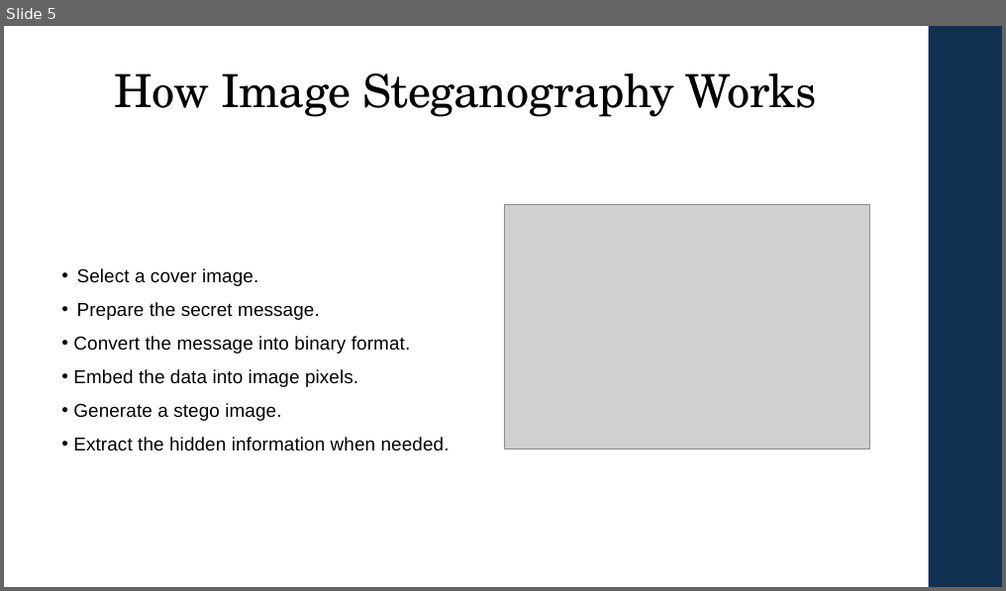
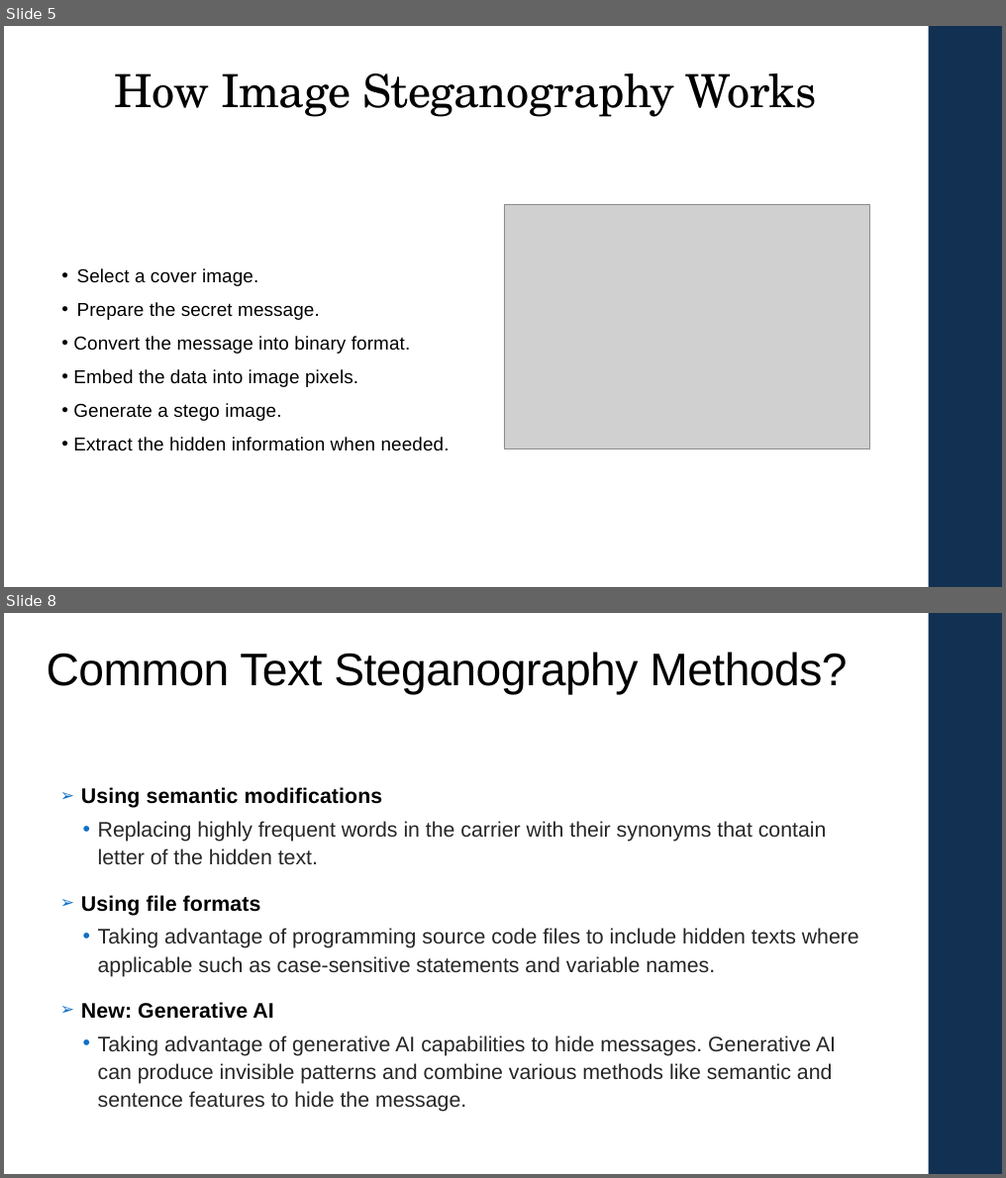
Before and after one commit to shima3021/CEP146-Project1, a slide deck: steganographySlides.pptx. Shown one above the other, each under a label of ours: slide 5 before the commit, slides 5 and 8 after it; the slides between them are not shown. The pictures are 1006x591 and 1006x1178 pixels, drawn with LibreOffice and Linux fonts; fonts in the diff are those of the drawing; grey boxes stand for pictures. Boxes give left, top, right and bottom in pixels: in the first picture for what was removed or moved away, otherwise in the second. Text is boxed around its words. In the diff, an @@ line names an element or a change of style, - is before the commit and + after.

Commit message:
Adding my slides for text steganography

```diff
--- a/steganographySlides.pptx
+++ b/steganographySlides.pptx
@@ slide 8 added at (x1=4, y1=613, x2=1002, y2=1174), background #FFFFFF; not listed: 1 template element that a slide beside it also shows @@
@@ title added at (x1=47, y1=652, x2=846, y2=695), 44 pt, text #000000 @@
+Common Text Steganography Methods?
@@ text added at (x1=81, y1=787, x2=859, y2=1112), 20.3 pt, text #262626 @@
+➢ Using semantic modifications
+  • Replacing highly frequent words in the carrier with their synonyms that contain letter of the hidden text.
+➢ Using file formats
+  • Taking advantage of programming source code files to include hidden texts where applicable such as case-sensitive statements and variable names.
+➢ New: Generative AI
+  • Taking advantage of generative AI capabilities to hide messages. Generative AI can produce invisible patterns and combine various methods like semantic and sentence features to hide the message.
```
Also in this commit, not shown: 1 slide changed, 3 other slides added.
